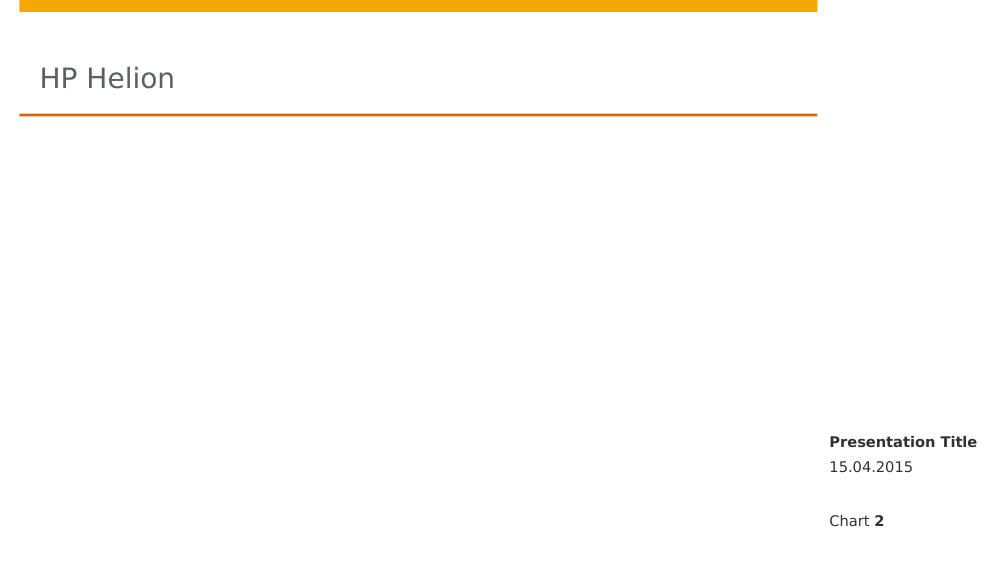
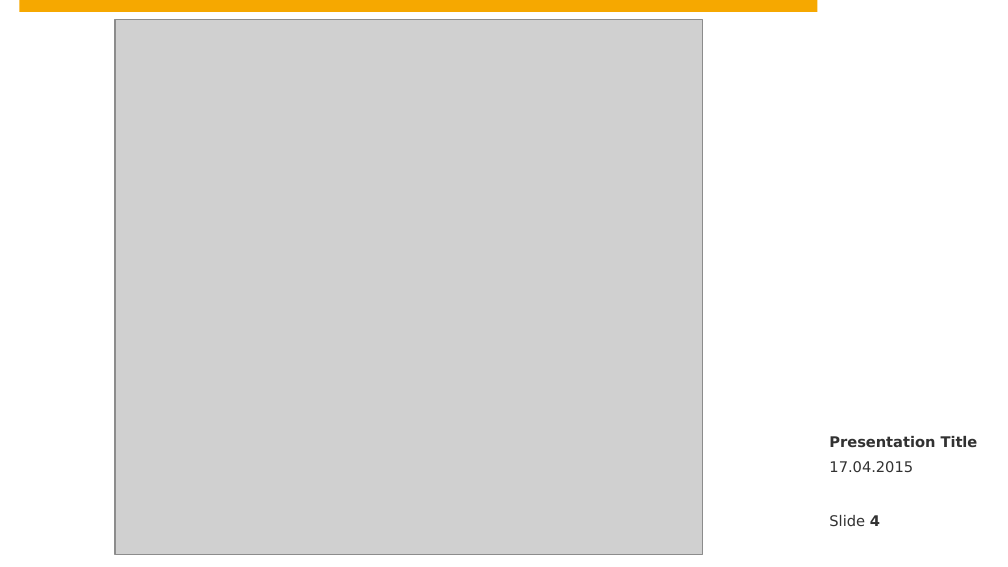
Before and after one commit to MasterprojectOpenStack2015/presentations, a slide deck: slide 4 of 01 Erste Woche.pptx (slide 2 before the commit). Drawn at 1008x567 pixels with LibreOffice and Linux fonts; fonts in the diff are those of the drawing; grey boxes stand for pictures; background and template pictures are left out. Boxes give left, top, right and bottom in pixels: in the first picture for what was removed or moved away, otherwise in the second. Text is boxed around its words. In the diff, an @@ line names an element or a change of style, - is before the commit and + after.

Commit message:
* short infos on Helion and service list

```diff
--- a/01 Erste Woche.pptx
+++ b/01 Erste Woche.pptx
@@ picture added at (115, 19, 703, 554) @@
@@ title removed at (40, 66, 175, 89) @@
-HP Helion
@@ rectangle added at (12, 109, 830, 125), fill #FFFFFF, outline #FFFFFF 2 pt @@
@@ rectangle removed at (19, 114, 817, 117) @@
@@ text at (829, 461, 913, 472): text changed @@
-15.04.2015
+17.04.2015
@@ page number at (829, 515, 880, 526): text changed @@
-Chart 2
+Slide 4
```
Also in this commit, not shown: 2 other slides changed, 1 slide added.
